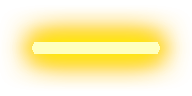
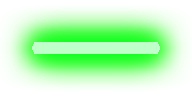
Layer changes from the first (192, 96) image to the second:
pixels changed over 0, 6, 192, 90 (layer not identified)
